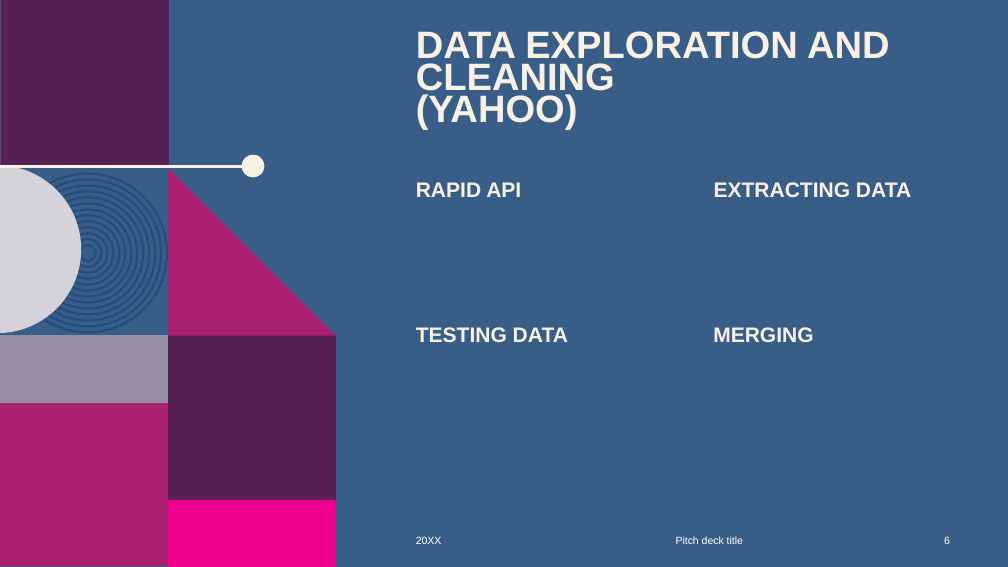
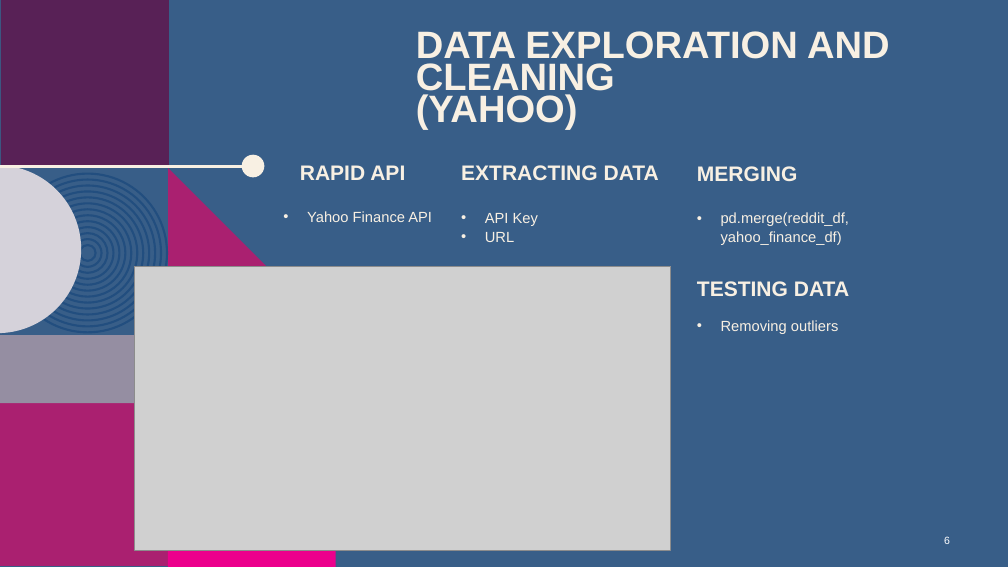
Before and after one commit to AprilHolmes7825/Project_1, a slide deck: slide 6 of Reddit Yahoo Finance Presentation.pptx. Drawn at 1008x567 pixels with LibreOffice and Linux fonts; fonts in the diff are those of the drawing; grey boxes stand for pictures; background and template pictures are left out. Boxes give left, top, right and bottom in pixels: in the first picture for what was removed or moved away, otherwise in the second. Text is boxed around its words. In the diff, an @@ line names an element or a change of style, - is before the commit and + after.

Commit message:
Ian's update

```diff
--- a/Reddit Yahoo Finance Presentation.pptx
+++ b/Reddit Yahoo Finance Presentation.pptx
@@ text "RAPID API" moved from (x1=416, y1=182, x2=521, y2=197) to (x1=300, y1=165, x2=405, y2=180) @@
@@ text "EXTRACTING DATA" moved from (x1=714, y1=182, x2=911, y2=197) to (x1=461, y1=165, x2=659, y2=180) @@
@@ text "MERGING" moved from (x1=713, y1=327, x2=813, y2=342) to (x1=697, y1=166, x2=797, y2=181) @@
@@ text added at (x1=307, y1=211, x2=432, y2=222), 14 pt, text #F8F0E3 @@
+• Yahoo Finance API
@@ text added at (x1=485, y1=213, x2=538, y2=242), 14 pt, text #F8F0E3 @@
+• API Key
+• URL
@@ text added at (x1=721, y1=212, x2=849, y2=245), 14 pt, text #F8F0E3 @@
+• pd.merge(reddit_df, yahoo_finance_df)
@@ picture added at (x1=134, y1=266, x2=671, y2=551) @@
@@ text "TESTING DATA" moved from (x1=416, y1=327, x2=568, y2=342) to (x1=697, y1=281, x2=849, y2=296) @@
@@ text added at (x1=721, y1=320, x2=838, y2=334), 14 pt, text #F8F0E3 @@
+• Removing outliers
@@ rectangle removed at (x1=168, y1=336, x2=336, y2=504) @@
@@ text removed at (x1=676, y1=536, x2=743, y2=544) @@
-Pitch deck title
```
Also in this commit, not shown: 1 other slide changed.
